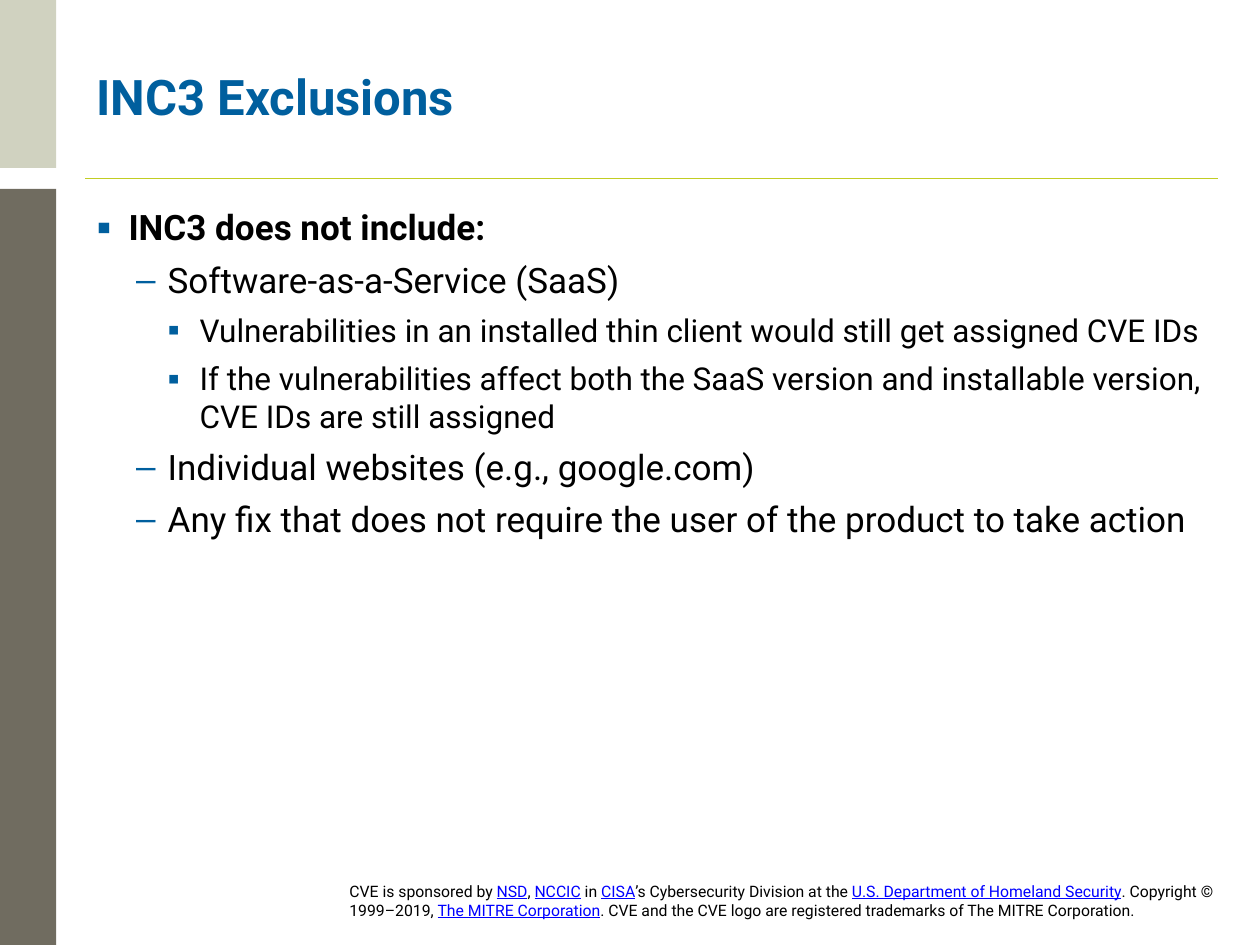
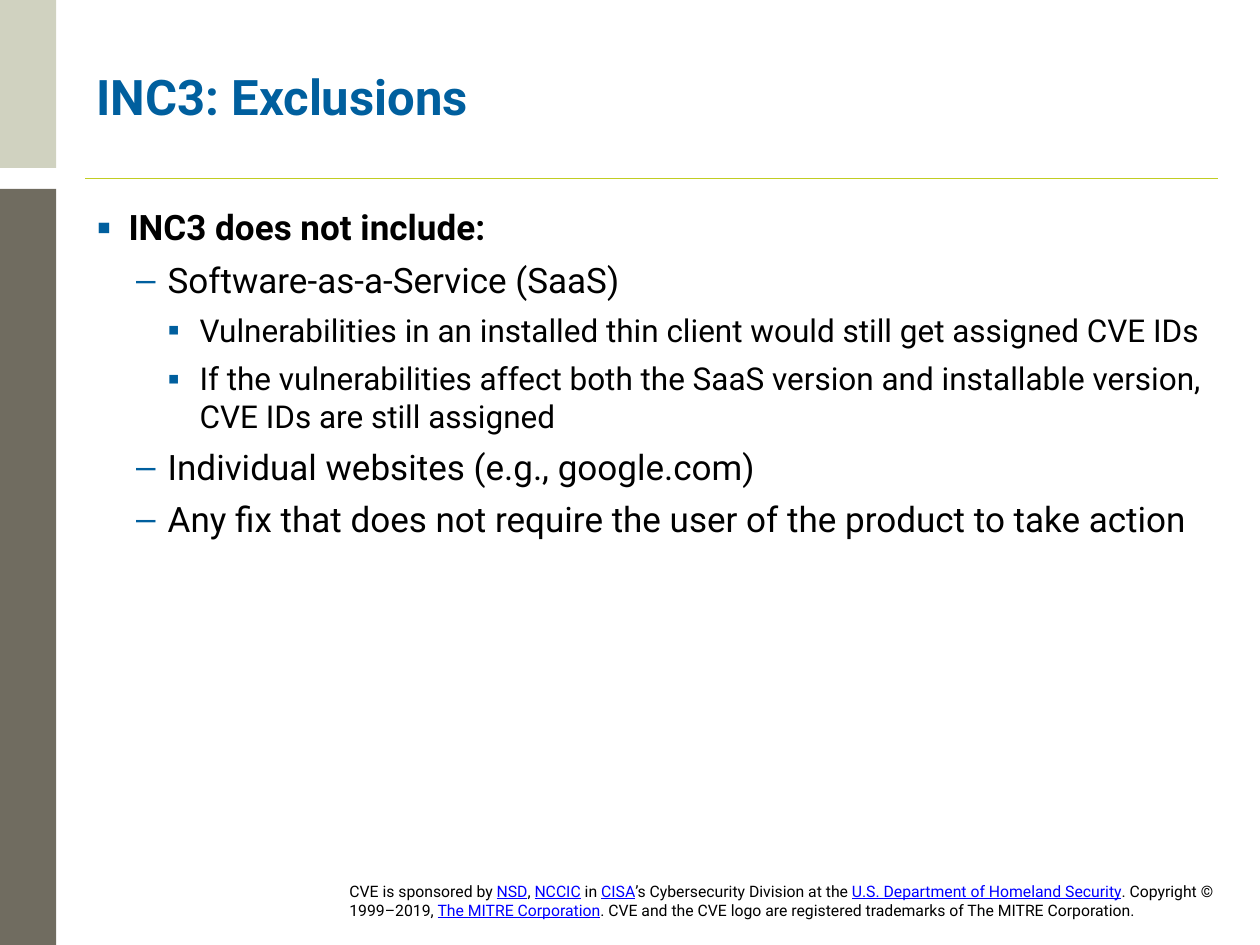
Before and after one commit to CVEProject/cveproject.github.io, a slide deck: slide 41 of docs/cna/CVE_Counting_Rules_Training.pptx. Drawn at 1260x945 pixels with LibreOffice and Linux fonts; fonts in the diff are those of the drawing; background and template pictures are left out. Boxes give left, top, right and bottom in pixels: in the first picture for what was removed or moved away, otherwise in the second. Text is boxed around its words. In the diff, an @@ line names an element or a change of style, - is before the commit and + after.

```diff
--- a/docs/cna/CVE_Counting_Rules_Training.pptx
+++ b/docs/cna/CVE_Counting_Rules_Training.pptx
@@ title at <box>97,78,468,116</box>: text changed @@
-INC3 Exclusions
+INC3: Exclusions
```
Also in this commit, not shown: 10 other slides changed.
